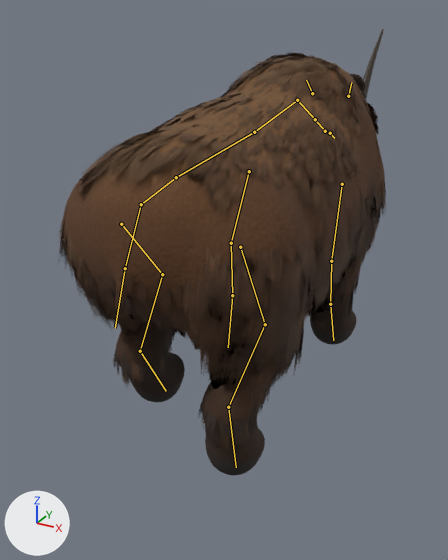
Renders of the glTF model assets/models/animals/SK_Rhino.gltf from each side of a commit.
Camera for both pictures: a camera (50 mm lens) standing at (1.38, -2.85, 1.92) and looking at (-0.22, 0.06, 0.46). Arrows for +X, +Y and +Z are at lower left; the lights stay in place. The picture after the commit comes second. Both versions are drawn at frame 17 of the action 'walk'; the numbers are the values there. The bones that bend it are drawn over the model as lines.

In view in the first picture: 'Rhino', 'RhinoFur'.
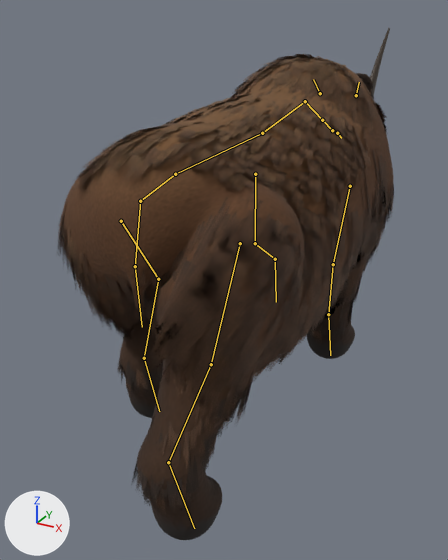
What the commit changed:
Bone 'hips' (bone_hips) moves from (0.0, 0.0, -0.022) to (0.0, 0.0, -0.006).
Bone 'spine' (bone_spine) turns from (0, 0, 1) to (-1, 0, -3) degrees about its own x, y and z.
Bone 'chest' (bone_chest) turns from (0, 0, -1) to (1, 0, 3) degrees about its own x, y and z.
Bone 'neck' (bone_neck) turns from (0, 0, 0) to (1, 0, 0) degrees about its own x, y and z.
Bone 'head' (bone_head) turns from (0, 0, 0) to (-1, 0, 0) degrees about its own x, y and z.
Bone 'upperarm.L' (bone_upperarm_l) turns from (6, 0, 0) to (-9, 0, 0) degrees about its own x, y and z.
Bone 'forearm.L' (bone_forearm_l) turns from (-2, 0, 0) to (3, 0, 0) degrees about its own x, y and z.
Bone 'hoof_f.L' (bone_hoof_f_l) turns from (0, 0, 0) to (7, 0, 0) degrees about its own x, y and z.
Bone 'upperarm.R' (bone_upperarm_r) turns from (-14, 0, 0) to (18, 0, 0) degrees about its own x, y and z.
Bone 'forearm.R' (bone_forearm_r) turns from (-1, 0, 0) to (24, 0, 0) degrees about its own x, y and z.
Bone 'hoof_f.R' (bone_hoof_f_r) turns from (-12, 0, 0) to (-51, 0, 0) degrees about its own x, y and z.
Bone 'tail' (bone_tail) turns from (-3, 0, 2) to (4, 0, -4) degrees about its own x, y and z.
Bone 'tail_tip' (bone_tail_tip) turns from (0, 0, 6) to (0, 0, -2) degrees about its own x, y and z.
Bone 'thigh.L' (bone_thigh_l) turns from (-5, 0, 0) to (-64, 0, 0) degrees about its own x, y and z.
Bone 'shin.L' (bone_shin_l) turns from (0, 0, 0) to (63, 0, 0) degrees about its own x, y and z.
Bone 'thigh.R' (bone_thigh_r) turns from (11, 0, 0) to (6, 0, 0) degrees about its own x, y and z.
Bone 'shin.R' (bone_shin_r) turns from (-14, 0, 0) to (0, 0, 0) degrees about its own x, y and z.
Bone 'hoof_h.R' (bone_hoof_h_r) turns from (17, 0, 0) to (-6, 0, 0) degrees about its own x, y and z.

Location of each change, [x1, y1, x2, y2] in pixels of the pictures (448 x 560 px):
'Rhino', posed (15% taller): before [63, 29, 385, 475]; after [62, 28, 393, 540]
'RhinoFur', posed (16% taller): before [58, 52, 386, 451]; after [57, 54, 394, 515]
bone 'hips', root to tip: before (141, 204) to (176, 177); after (140, 201) to (175, 174)
bone 'spine', root to tip: before (176, 177) to (254, 132); after (175, 174) to (262, 133)
bone 'chest', root to tip: before (254, 132) to (297, 100); after (262, 133) to (305, 101)
bone 'neck', root to tip: before (297, 100) to (315, 119); after (305, 101) to (322, 120)
bone 'head', root to tip: before (325, 131) to (330, 133); after (332, 130) to (337, 133)
bone 'upperarm.L', root to tip: before (342, 184) to (331, 261); after (350, 186) to (333, 264)
bone 'forearm.L', root to tip: before (331, 261) to (330, 304); after (333, 264) to (328, 314)
bone 'hoof_f.L', root to tip: before (330, 304) to (333, 340); after (328, 314) to (330, 355)
bone 'upperarm.R', root to tip: before (249, 171) to (231, 243); after (255, 174) to (255, 243)
bone 'forearm.R', root to tip: before (231, 243) to (232, 295); after (255, 243) to (275, 259)
bone 'hoof_f.R', root to tip: before (232, 295) to (228, 347); after (275, 259) to (276, 302)
bone 'tail', root to tip: before (141, 204) to (125, 268); after (140, 201) to (135, 266)
bone 'tail_tip', root to tip: before (125, 268) to (115, 328); after (135, 266) to (142, 327)
bone 'thigh.L', root to tip: before (240, 247) to (265, 324); after (240, 243) to (211, 364)
bone 'shin.L', root to tip: before (265, 324) to (228, 407); after (211, 364) to (168, 462)
bone 'thigh.R', root to tip: before (121, 224) to (162, 274); after (121, 221) to (158, 279)
bone 'shin.R', root to tip: before (162, 274) to (140, 351); after (158, 279) to (144, 358)
bone 'hoof_h.R', root to tip: before (140, 351) to (166, 391); after (144, 358) to (159, 411)
